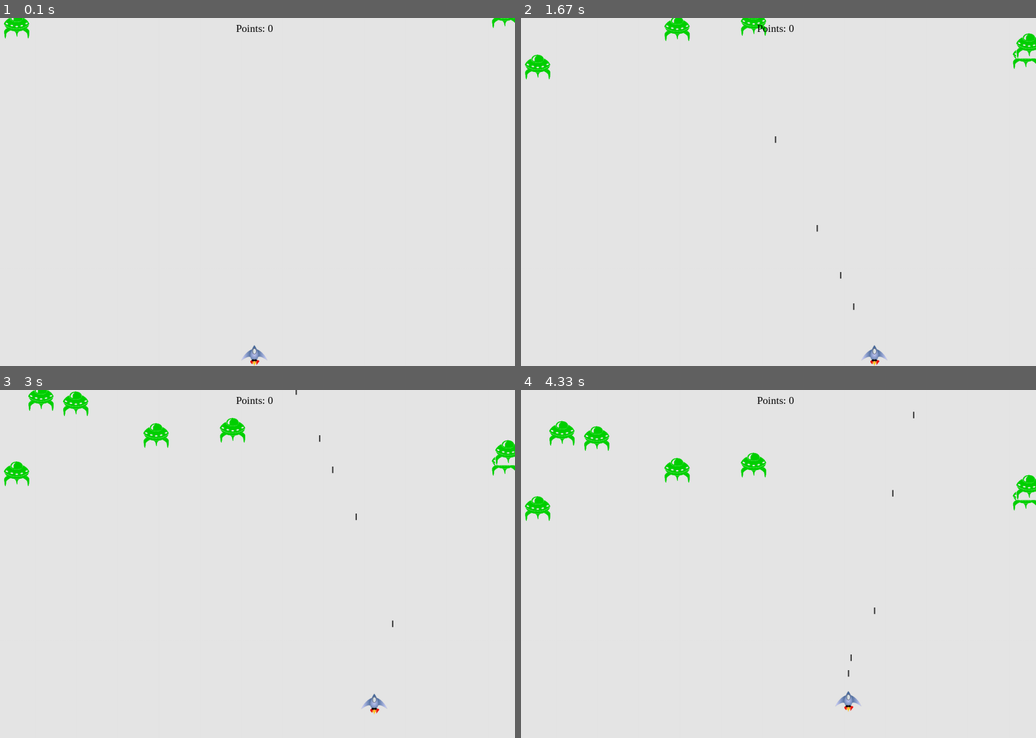
Above: before the commit, frames 1-4 (two rows, left to right).
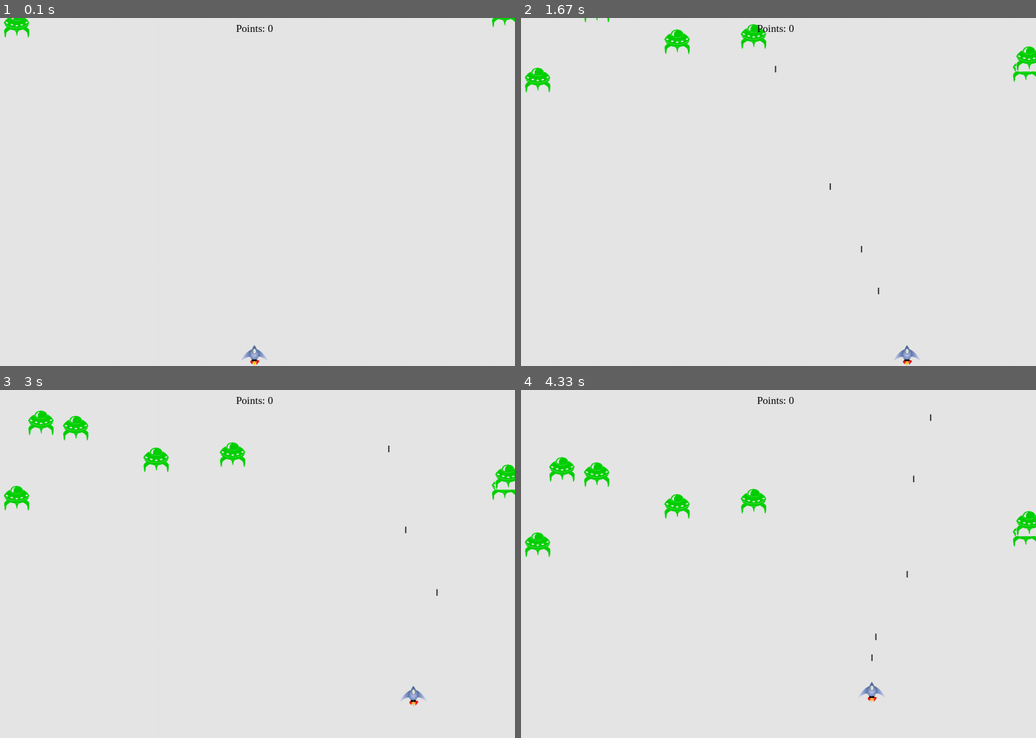
Above: after the commit, the same moments.

Repository: imofelrj/Alien-War
Game: pygame game, started from main.py
Same seed, same stepped clock (60 frames per second), same inputs: the game is played once before the commit and once after it.
Inputs:
- Up to frame 1 (0.1 s): no input
- Up to frame 2 (1.67 s): hold Space 0.33-0.8 s; hold Right 0.33-0.8 s; hold P 0.83-1.3 s; hold Right 0.83-1.3 s; tap Space at 0.9, 1.2, 1.4 s; hold Right from 1.33 s (still down)
- Up to frame 3 (3 s): tap Space at 1.7, 1.9, 2.23, 2.53, 2.73 s; release Right at 1.8 s; hold Up 1.83-2.13 s; hold Right 2.17-2.63 s; hold Left from 2.67 s (still down)
- Up to frame 4 (4.33 s): tap Space at 3.03, 3.3, 3.63, 3.93, 4.07 s; release Left at 3.2 s; hold Down 3.23-3.53 s; hold Left 3.57-3.97 s; hold Up from 4 s (still down)

The runs differ from the first frame. In frame 1, 0.1% of the frame differs, in the area x 0-100%, y 0-6%; in frame 2, 1.7%; in frame 3, 2.9%; in frame 4, 3.0%, in the area x 0-100%, y 6-93%.

Commit message:
Stable Version 1.1.1 (Added big bullet - p)

Diff:
--- a/game_functions.py
+++ b/game_functions.py
@@ -22,7 +22,7 @@
         elif event.key == pygame.K_DOWN:
             ship.moving_down = False
 
-def check_events_key_down(ship,event,ai_var,screen,bullets):
+def check_events_key_down(ship,event,ai_var,screen,bullets,scores,aliens):
     if event.type == pygame.KEYDOWN:
         if event.key == pygame.K_RIGHT:  # move right
             ship.moving_right = True
@@ -37,13 +37,20 @@
             ship.moving_down = True
         elif event.key == pygame.K_SPACE and len(bullets) < ai_var.bullet_maximum: # fire
             fire(ai_var,screen,ship,bullets)
+            ai_var.judge = True
+        elif event.key == pygame.K_p and scores.score >= ai_var.p_points:
+            scores.score -= ai_var.p_points
+            ai_var.bullet_width = 600    # big bullet
+            fire(ai_var,screen,ship,bullets)
+            ai_var.judge = False
+            ai_var.bullet_width = 3      # reset
 
-def check_events(ship,ai_var,screen,bullets):
+def check_events(ship,ai_var,screen,bullets,scores,aliens):
     for event in pygame.event.get():
         if event.type == pygame.QUIT:
             pygame.quit()
             sys.exit(0)
-        check_events_key_down(ship,event,ai_var,screen,bullets)
+        check_events_key_down(ship,event,ai_var,screen,bullets,scores,aliens)
         check_events_key_up(ship,event)
 
 def update_screen(ai_var,screen,ship,bullets,aliens,scores):
@@ -65,9 +72,9 @@
             aliens.remove(alien)
 
 def update_aliens(aliens,screen,ai_var,bullets,scores):
-    collisions = pygame.sprite.groupcollide(bullets,aliens,True,True)
+    collisions = pygame.sprite.groupcollide(bullets,aliens,ai_var.judge,True)
     if collisions:
-        scores.increase(ai_var.alien_points)
+        scores.score += ai_var.alien_points
     if len(aliens) == 0:
         for i in range(0,ai_var.alien_maximum):
             new_alien = Alien(screen,ai_var)
--- a/main.py
+++ b/main.py
@@ -16,11 +16,12 @@
     pygame.display.set_caption("Alien War")
     ship = Ship(screen)
     sc = Scores(screen)
+    timer = pygame.time.Clock()
     bullets = Group()
     aliens = Group()
 
     while True:                           # Game Started
-        gf.check_events(ship,ai_var,screen,bullets)             # Check events
+        gf.check_events(ship,ai_var,screen,bullets,sc,aliens)             # Check events
         ship.update(ai_var)                 # Update the status of the ship
         bullets.update()
         aliens.update()
@@ -28,7 +29,7 @@
         gf.remove(bullets,aliens,screen)
         gf.update_screen(
             ai_var,screen,ship,bullets,aliens,sc)           # Update the screen
-"""
+        timer.tick(ai_var.fps)                     # fps
 try:
     main()
 except Exception as e:
@@ -37,5 +38,3 @@
     print(e)
 
 print("Thanks for playing!")
-"""
-main()
--- a/scores.py
+++ b/scores.py
@@ -5,13 +5,13 @@
 
 class Scores():
     def __init__(self,screen):
-        self.scores = 0
+        self.score = 0
         self.screen = screen
 
     def increase(self,num):
-        self.scores += num
+        self.score += num
     def show_score(self):
-        draw_str = "Points: " + str(self.scores)
+        draw_str = "Points: " + str(self.score)
         font = pygame.font.SysFont("Times", 24)
         text = font.render(draw_str,True,(0,0,0)) # show black font
         text_rect = text.get_rect()
--- a/var.py
+++ b/var.py
@@ -20,3 +20,6 @@
         self.alien_maximum = 7
         self.alien_velocity = 1
         self.alien_points = 10
+        self.p_points = 100
+        self.judge = True
+        self.fps = 80
